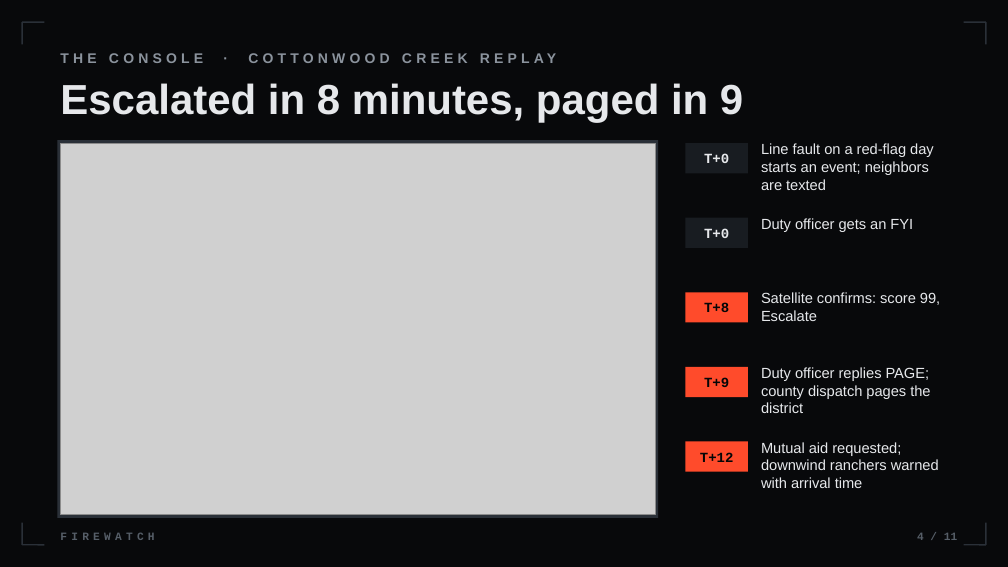
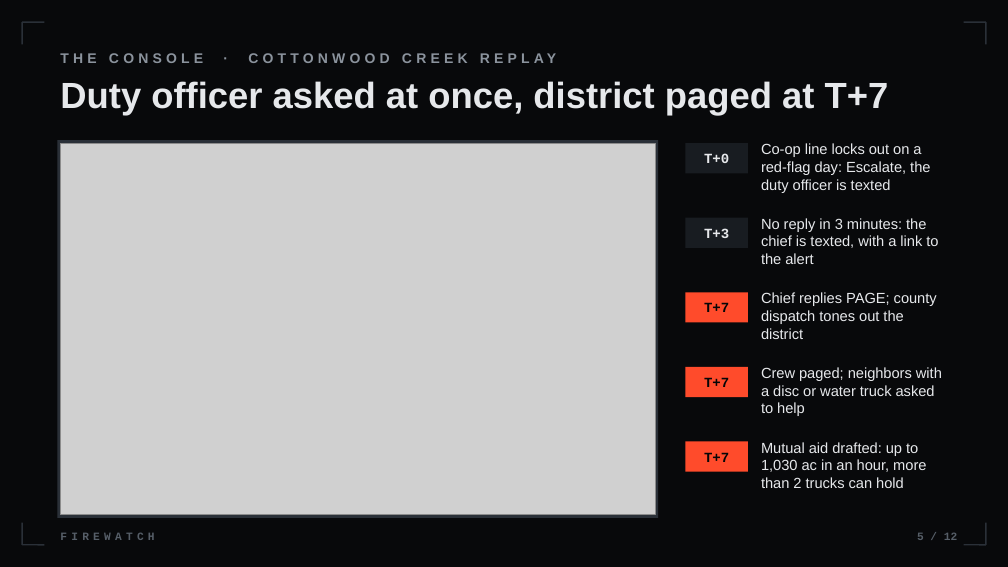
Before and after one commit to isaksmith/Firewatch, a slide deck: slide 5 of docs/pitch/Firewatch-Pitch.pptx (slide 4 before the commit). Drawn at 1008x567 pixels with LibreOffice and Linux fonts; fonts in the diff are those of the drawing; grey boxes stand for pictures. Boxes give left, top, right and bottom in pixels: in the first picture for what was removed or moved away, otherwise in the second. Text is boxed around its words. In the diff, an @@ line names an element or a change of style, - is before the commit and + after.

Commit message:
Pitch deck matches the app's packet replay (paged T+7, on scene T+36, ~270 vs ~830 ac, 26 min sooner); slide 4 plays the 1:49 video; 662 tests
Slide 5 now follows the replay's real texts: a line fault on a red-flag day escalates at T+0, the chief
is texted at T+3, PAGE at T+7. The two-source claim says a red-flag line fault counts alone and a person
still replies PAGE. VIDEO=<mp4> OUT=<pptx> embeds the video for the #slides copy.

```diff
--- a/docs/pitch/Firewatch-Pitch.pptx
+++ b/docs/pitch/Firewatch-Pitch.pptx
@@ text at bbox=[60, 81, 889, 116]: text changed; size 30 to 26 pt @@
-Escalated in 8 minutes, paged in 9
+Duty officer asked at once, district paged at T+7
@@ text at bbox=[761, 143, 930, 193]: text changed @@
-Line fault on a red-flag day starts an event; neighbors are texted
+Co-op line locks out on a red-flag day: Escalate, the duty officer is texted
@@ text at bbox=[704, 228, 729, 238]: text changed @@
-T+0
+T+3
@@ text at bbox=[761, 218, 938, 264]: text changed @@
-Duty officer gets an FYI
+No reply in 3 minutes: the chief is texted, with a link to the alert
@@ text at bbox=[761, 292, 937, 339]: text changed @@
-Satellite confirms: score 99, Escalate
+Chief replies PAGE; county dispatch tones out the district
@@ text at bbox=[704, 302, 729, 312]: text changed @@
-T+8
+T+7
@@ text at bbox=[704, 377, 729, 387]: text changed @@
-T+9
+T+7
@@ text at bbox=[761, 367, 942, 416]: text changed @@
-Duty officer replies PAGE; county dispatch pages the district
+Crew paged; neighbors with a disc or water truck asked to help
@@ text at bbox=[761, 442, 926, 488]: text changed @@
-Mutual aid requested; downwind ranchers warned with arrival time
+Mutual aid drafted: up to 1,030 ac in an hour, more than 2 trucks can hold
@@ text at bbox=[704, 452, 729, 462]: text changed @@
-T+12
+T+7
@@ text at bbox=[917, 533, 957, 540]: text changed @@
-4 / 11
+5 / 12
```
Also in this commit, not shown: 9 other slides changed, 1 slide added, 3 other files.
